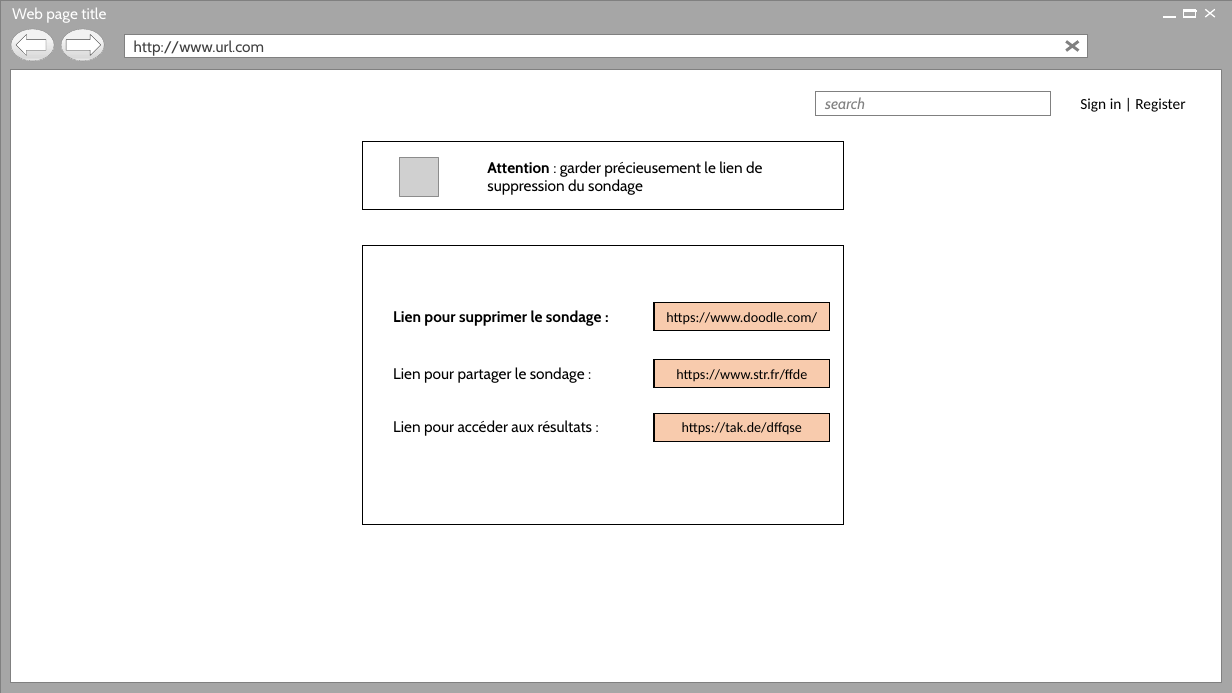
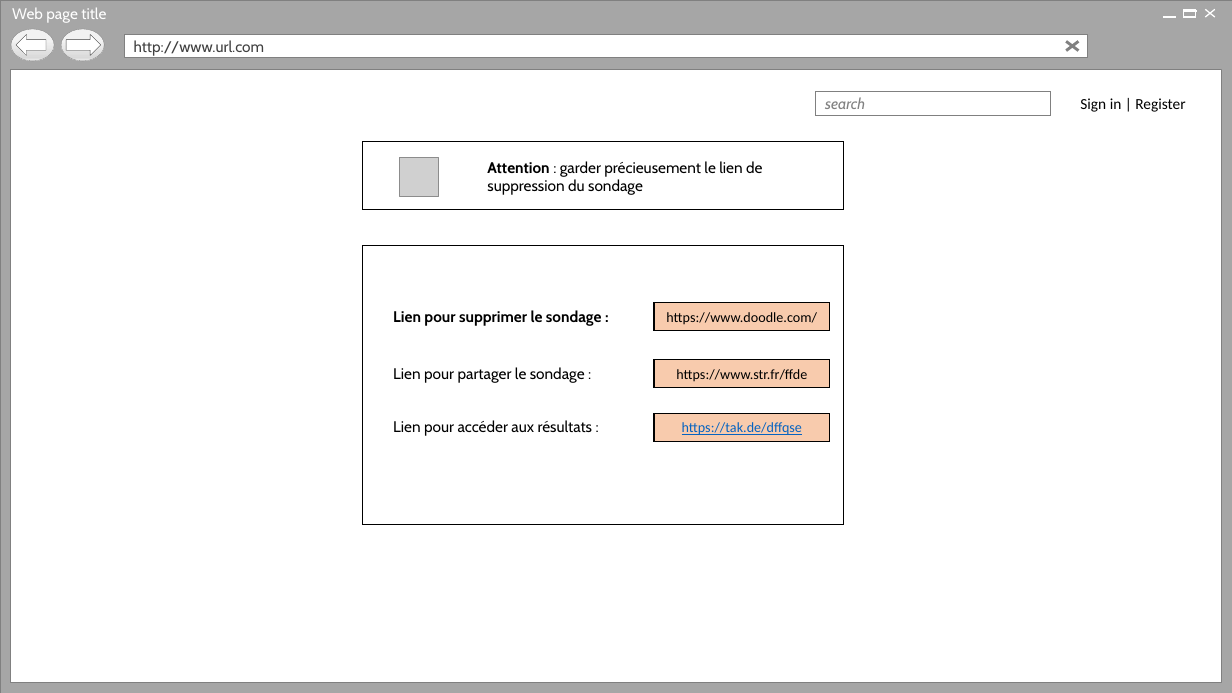
Before and after one commit to Holyz1988/PROJET1-ASP.NET, a slide deck: slide 7 of Page d’acceuil.pptx. Drawn at 1232x693 pixels with LibreOffice and Linux fonts; fonts in the diff are those of the drawing; grey boxes stand for pictures; background and template pictures are left out. Boxes give left, top, right and bottom in pixels: in the first picture for what was removed or moved away, otherwise in the second. Text is boxed around its words. In the diff, an @@ line names an element or a change of style, - is before the commit and + after.

```diff
--- a/Page d’acceuil.pptx
+++ b/Page d’acceuil.pptx
@@ rectangle "https://tak.de/dffqse" at box(654, 413, 830, 441): text colour #000000 to #0563C1, underline on @@
```
Also in this commit, not shown: 1 other slide changed, 1 slide added, 1 slide removed.
